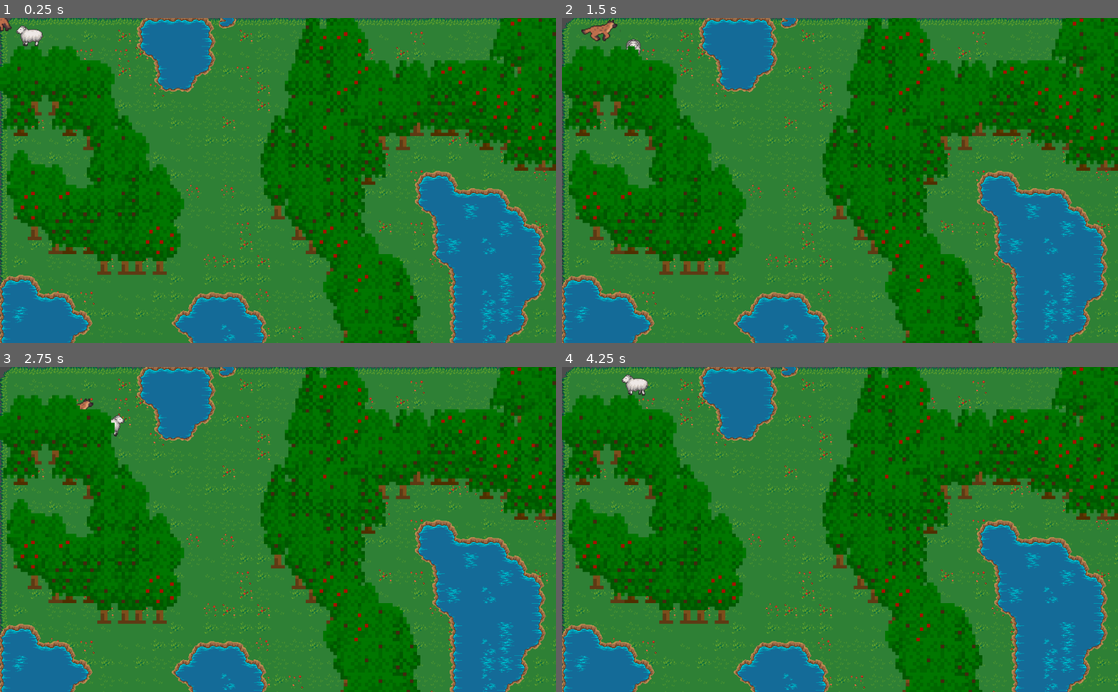
Above: before the commit, frames 1-4 (two rows, left to right).
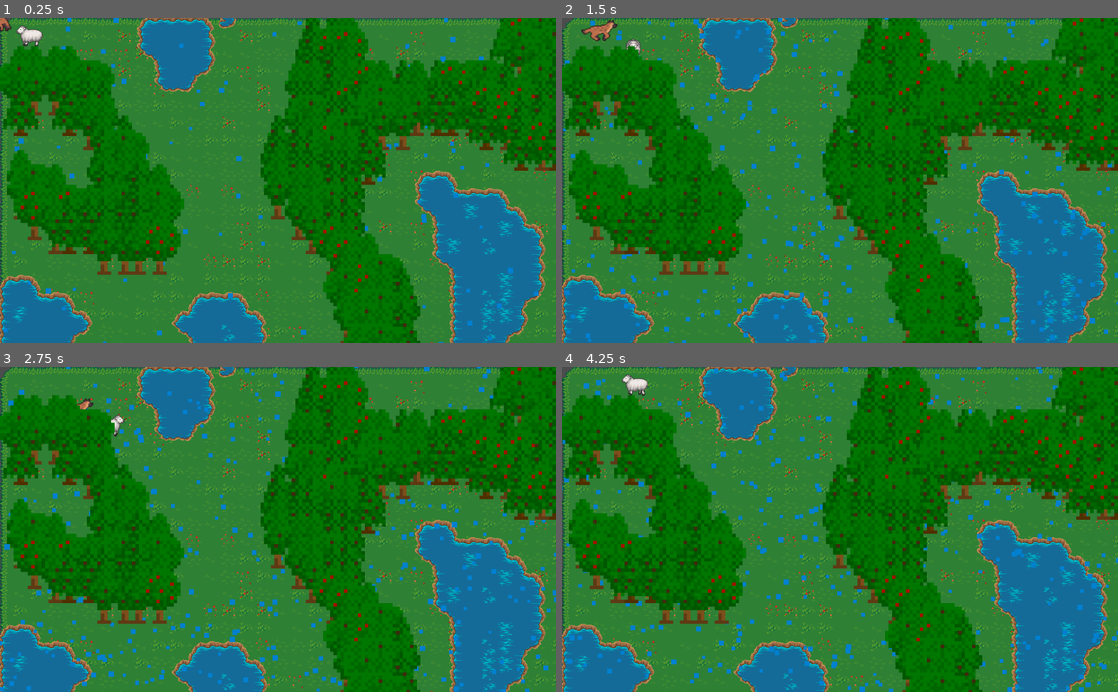
Above: after the commit, the same moments.

Repository: Poissecaille/EcoSimulator
Game: Godot game, scene res://Game.tscn
Two runs of this game, one before a commit and one after it. Both use one fixed random seed, a clock stepped at 60 frames per second and the inputs below.
Inputs:
- Up to frame 1 (0.25 s): no input
- Up to frame 2 (1.5 s): hold Right (move_right) 0.53-1.28 s; hold Down (move_down) from 1.28 s (still down)
- Up to frame 3 (2.75 s): release Down (move_down) at 2.03 s; hold Right (move_right) from 2.03 s (still down)
- Up to frame 4 (4.25 s): release Right (move_right) at 2.78 s; hold Up (move_up) 2.78-3.53 s; hold Left (move_left) from 3.53 s (still down)

The runs differ from the first frame. In frame 1, 0.7% of the frame differs, in the area x 0-97%, y 0-100%; in frame 2, 2.5%; in frame 3, 2.6%; in frame 4, 2.6%, in the area x 0-100%, y 0-100%.

Commit message:
better rain

Diff:
--- a/GODOT/Game.tscn
+++ b/GODOT/Game.tscn
@@ -20,9 +20,8 @@
 current = true
 
 [node name="Rain" parent="." instance=ExtResource( 3 )]
-visible = false
-amount = 10000
-lifetime = 50.0
+amount = 12000
+lifetime = 10.0
 speed_scale = 5.08
 script = ExtResource( 4 )
 
--- a/GODOT/Rain.gd
+++ b/GODOT/Rain.gd
@@ -2,14 +2,27 @@
 
 var screen_size
 var terrain
+var time = 0
+# var timer_on = false
+var timer_limit = 5
+var rain_direction = RandomNumberGenerator.new()
 
 # Called when the node enters the scene tree for the first time.
 func _ready():
+	#timer_on=true
 	terrain=get_parent().get_node("Terrain")
 	screen_size = Vector3(terrain.width*32,terrain.height*-16,0)
 	self.process_material.set_emission_box_extents(screen_size)
 	print(self.process_material.get_emission_box_extents())
 
 # Called every frame. 'delta' is the elapsed time since the previous frame.
-#func _process(delta):
-#	pass
+func _process(delta):
+	#if(timer_on):
+	time+=delta
+
+	if (time > timer_limit):
+		time -= timer_limit
+		#print(fmod(time,1)*1000)
+		rain_direction.randomize()
+		self.process_material.set_gravity(Vector3(rain_direction.randf_range(-50.0, 50.0),100,0))
+		print(self.process_material.get_gravity())
